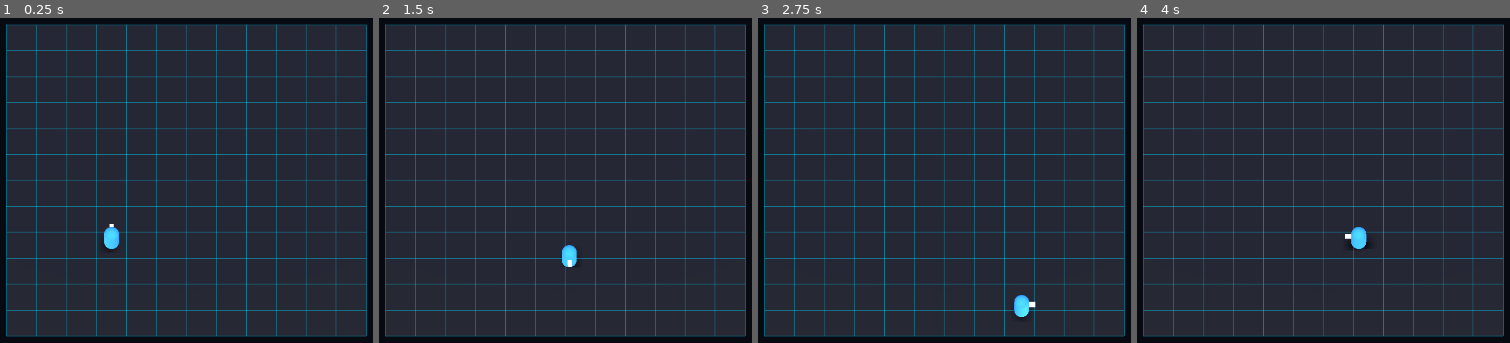
Above: before the commit, frames 1-4 (left to right).
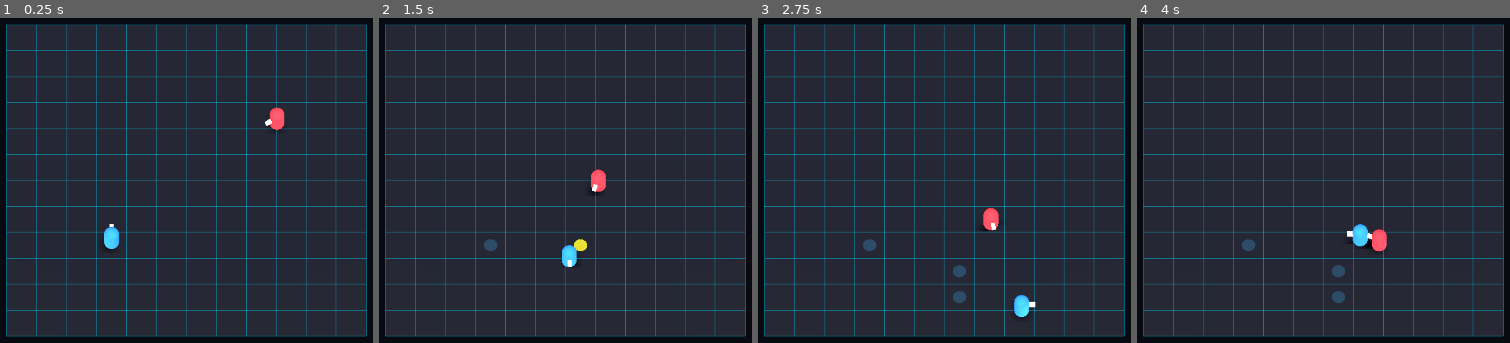
Above: after the commit, the same moments.

Repository: Philipe91/GamePh
Game: Godot game, scene res://scenes/arena/arena.tscn
The game is run twice, just before and just after one commit, with the same random seed, the same clock (stepped at 60 frames per second) and the same inputs.
Inputs:
- Up to frame 1 (0.25 s): no input
- Up to frame 2 (1.5 s): hold D 0.53-1.28 s; hold Space 0.53-1.28 s; hold S from 1.28 s (still down); tap Space at 1.35 s
- Up to frame 3 (2.75 s): tap Space at 1.52, 1.82 s; release S at 2.03 s; hold D from 2.03 s (still down); hold Space from 2.03 s (still down)
- Up to frame 4 (4 s): release D at 2.78 s; release Space at 2.78 s; hold W 2.78-3.53 s; tap Space at 2.85, 3.02, 3.32 s; hold A from 3.53 s (still down); hold Space from 3.53 s (still down)

The runs differ from the first frame. In frame 1, 0.3% of the frame differs, in the area x 71-77%, y 27-35%; in frame 2, 0.5%; in frame 3, 0.6%; in frame 4, 0.8%, in the area x 28-68%, y 63-88%.

Commit message:
Fase 2 blocos 3-4: Mina (plantio/explosao/inventario) e Bot perseguidor
- Base Combatente (Healer/dano/knockback/grupo) herdada por Player e Bot
- Mina: Area3D, arma em 0.5s, explode no inimigo com dano+knockback, libera
  o tile e recarrega o inventario (4 minas) em 6s; acoplamento solto por grupo
- Player: plantio com snap no tile (Espaco/botao A), bloqueia tile ocupado
- Bot: perseguicao em linha simples, id_jogador=2, pisa nas minas
- arena.gd: modo --teste automatizado headless (todos os testes passaram)

Co-Authored-By: Claude Opus 4.8 (1M context) <noreply@anthropic.com>

Diff:
--- a/scenes/arena/arena.gd
+++ b/scenes/arena/arena.gd
@@ -8,20 +8,31 @@
 ## reagir ao fim de partida.
 
 @onready var player: CharacterBody3D = $Player
+@onready var bot: CharacterBody3D = $Bot
 
 
 func _ready() -> void:
 	_desenhar_grid()
 	player.healer_zerou.connect(_ao_player_morrer)
+	bot.healer_zerou.connect(_ao_bot_morrer)
 	print("[Arena] pronta — grid %dx%d, tile %.1fu" % [GridManager.LARGURA, GridManager.ALTURA, GridManager.TAMANHO_TILE])
+	var args := OS.get_cmdline_user_args()
+	# Teste automatizado do loop (planta mina, bot pisa, leva dano). Só com --teste.
+	if "--teste" in args:
+		_rodar_teste()
+		return
 	# Modo captura automatizada (screenshot pro dev). Só roda se passado --capturar.
-	if "--capturar" in OS.get_cmdline_user_args():
+	if "--capturar" in args:
 		_capturar_e_sair()
 
 
 ## Por ora só registra; as regras completas de vitória vêm no bloco 5 (HUD/GameManager).
 func _ao_player_morrer() -> void:
 	print("[Arena] Healer do jogador zerou — fim de partida (placeholder).")
+
+
+func _ao_bot_morrer() -> void:
+	print("[Arena] Healer do bot zerou — jogador venceu (placeholder).")
 
 
 ## Desenha as linhas do grid como ImmediateMesh, em neon ciano discreto. Roda ao jogar.
@@ -58,6 +69,58 @@
 	add_child(linhas)
 
 
+## Teste automatizado do loop do bloco 3/4 (roda headless com --teste e encerra).
+## Verifica: plantio com snap, ocupação do tile, inventário, bloqueio de tile duplo,
+## e a explosão quando o bot pisa (dano + liberação do tile).
+func _rodar_teste() -> void:
+	# Desliga a perseguição do bot pra controlar a posição dele no teste.
+	bot.set_physics_process(false)
+	await get_tree().physics_frame
+	await get_tree().physics_frame
+	var falhas := 0
+
+	var coord := GridManager.world_to_grid(player.global_position)
+	falhas += _checar("plantar() retorna true", player.plantar())
+	falhas += _checar("tile fica ocupado", GridManager.tem_armadilha(coord))
+	falhas += _checar("inventario cai pra 3", player.minas_disponiveis == 3)
+	falhas += _checar("nao planta 2x no mesmo tile", not player.plantar())
+
+	# Tira o player de cima da mina pra ela ficar livre pro bot pisar.
+	player.set_physics_process(false)
+	player.global_position = Vector3(0.0, 1.0, 10.0)
+	await get_tree().create_timer(0.6).timeout  # espera a mina armar (0,5s)
+
+	# Bot ANDA até a mina (caminho real do gameplay), partindo 3u ao sul do tile.
+	var centro := GridManager.grid_to_world(coord)
+	var vida_bot_antes: float = bot.healer
+	bot.global_position = Vector3(centro.x, 1.0, centro.z - 3.0)
+	for _i in range(120):
+		if bot.healer < vida_bot_antes:
+			break
+		var para := centro - bot.global_position
+		para.y = 0.0
+		if para.length() < 0.1:
+			break
+		var d := para.normalized()
+		bot.velocity = Vector3(d.x * 5.0, 0.0, d.z * 5.0)
+		bot.move_and_slide()
+		bot.position.y = 1.0
+		await get_tree().physics_frame
+	falhas += _checar("bot tomou dano ao pisar", bot.healer < vida_bot_antes)
+	falhas += _checar("tile liberado apos explodir", not GridManager.tem_armadilha(coord))
+
+	if falhas == 0:
+		print("[TESTE] RESULTADO: TODOS OS TESTES PASSARAM")
+	else:
+		print("[TESTE] RESULTADO: %d FALHA(S)" % falhas)
+	get_tree().quit()
+
+
+func _checar(nome: String, condicao: bool) -> int:
+	print("[TESTE] %s -> %s" % [nome, "OK" if condicao else "FALHOU"])
+	return 0 if condicao else 1
+
+
 ## Espera a cena renderizar, salva um PNG do viewport e encerra. Uso só de dev.
 func _capturar_e_sair() -> void:
 	await get_tree().process_frame
--- a/scenes/arena/arena.tscn
+++ b/scenes/arena/arena.tscn
@@ -1,7 +1,8 @@
-[gd_scene load_steps=6 format=3 uid="uid://cudiluw2rqqwf"]
+[gd_scene load_steps=7 format=3 uid="uid://cudiluw2rqqwf"]
 
 [ext_resource type="Script" uid="uid://di1e0sv1hxui" path="res://scenes/arena/arena.gd" id="1_1qjuf"]
 [ext_resource type="PackedScene" uid="uid://bhuuacvmg4tqo" path="res://scenes/characters/player.tscn" id="2_player"]
+[ext_resource type="PackedScene" path="res://scenes/characters/bot.tscn" id="3_bot"]
 
 [sub_resource type="PlaneMesh" id="PlaneMesh_chao"]
 size = Vector2(24, 24)
@@ -40,3 +41,6 @@
 
 [node name="Player" parent="." instance=ExtResource("2_player")]
 transform = Transform3D(1, 0, 0, 0, 1, 0, 0, 0, 1, -5, 1, 5)
+
+[node name="Bot" parent="." instance=ExtResource("3_bot")]
+transform = Transform3D(1, 0, 0, 0, 1, 0, 0, 0, 1, 7, 1, -5)
--- /dev/null
+++ b/scenes/characters/bot.gd
@@ -0,0 +1,42 @@
+extends "res://scenes/characters/combatente.gd"
+## Bot inimigo — vertical slice (bloco 4).
+##
+## Persegue o player em linha simples (sem pathfinding, sem desviar de armadilha —
+## a IA de armadilha vem em fases futuras). Como anda em cima das minas, é ele quem
+## faz o loop do slice virar jogo. Herda de Combatente (Healer, dano, knockback).
+
+const VELOCIDADE: float = 5.0       # um pouco mais lento que o player (foge dá certo)
+const DIST_PARAR: float = 1.2       # encostou no alvo, para de empurrar
+
+var _alvo: Node3D = null
+
+
+func _physics_process(_delta: float) -> void:
+	if _alvo == null or not is_instance_valid(_alvo):
+		_alvo = _achar_alvo()
+	if _alvo == null:
+		return
+	var para := _alvo.global_position - global_position
+	para.y = 0.0
+	if para.length() > DIST_PARAR:
+		var d := para.normalized()
+		velocity.x = d.x * VELOCIDADE
+		velocity.z = d.z * VELOCIDADE
+	else:
+		velocity.x = 0.0
+		velocity.z = 0.0
+	velocity.y = 0.0
+	move_and_slide()
+	position.y = ALTURA_PISO
+	if para.length() > 0.01:
+		rotation.y = lerp_angle(rotation.y, atan2(-velocity.x, -velocity.z), 0.2)
+
+
+## Acha o primeiro combatente de outro time (o player). Sem acoplamento por nome.
+func _achar_alvo() -> Node3D:
+	for c in get_tree().get_nodes_in_group("combatentes"):
+		if c == self:
+			continue
+		if c.get("id_jogador") != id_jogador:
+			return c
+	return null
--- /dev/null
+++ b/scenes/characters/bot.tscn
@@ -0,0 +1,42 @@
+[gd_scene load_steps=7 format=3 uid="uid://b2bot00vault01"]
+
+[ext_resource type="Script" path="res://scenes/characters/bot.gd" id="1"]
+
+[sub_resource type="CapsuleMesh" id="CapsuleMesh_corpo"]
+radius = 0.5
+height = 2.0
+
+[sub_resource type="StandardMaterial3D" id="Mat_corpo"]
+albedo_color = Color(1, 0.25, 0.3, 1)
+emission_enabled = true
+emission = Color(1, 0.25, 0.3, 1)
+emission_energy_multiplier = 0.35
+
+[sub_resource type="CapsuleShape3D" id="Shape_corpo"]
+radius = 0.5
+height = 2.0
+
+[sub_resource type="BoxMesh" id="BoxMesh_nariz"]
+size = Vector3(0.25, 0.25, 0.5)
+
+[sub_resource type="StandardMaterial3D" id="Mat_nariz"]
+albedo_color = Color(1, 1, 1, 1)
+emission_enabled = true
+emission = Color(1, 0.8, 0.8, 1)
+emission_energy_multiplier = 0.6
+
+[node name="bot" type="CharacterBody3D"]
+script = ExtResource("1")
+id_jogador = 2
+
+[node name="Malha" type="MeshInstance3D" parent="."]
+mesh = SubResource("CapsuleMesh_corpo")
+material_override = SubResource("Mat_corpo")
+
+[node name="Nariz" type="MeshInstance3D" parent="Malha"]
+transform = Transform3D(1, 0, 0, 0, 1, 0, 0, 0, 1, 0, 0.2, -0.65)
+mesh = SubResource("BoxMesh_nariz")
+material_override = SubResource("Mat_nariz")
+
+[node name="Colisao" type="CollisionShape3D" parent="."]
+shape = SubResource("Shape_corpo")
--- /dev/null
+++ b/scenes/characters/combatente.gd
@@ -0,0 +1,45 @@
+extends CharacterBody3D
+## Combatente — base comum de Player e Bot.
+##
+## Concentra o que os dois compartilham: o Healer (vida, GDD seção 7.3), receber
+## dano, knockback e o registro no grupo "combatentes" (usado pela Mina pra achar
+## alvos sem acoplamento forte). Quem herda chama super._ready().
+class_name Combatente
+
+## Emitido quando o Healer muda (a HUD ouve — comunicação por signal).
+signal healer_mudou(atual: float, maximo: float)
+## Emitido quando o Healer chega a zero (fim de partida desse combatente).
+signal healer_zerou
+
+const HEALER_MAX: float = 100.0
+const ALTURA_PISO: float = 1.0  # centro da cápsula p/ os pés ficarem no chão (y=0)
+
+## Identidade de time. 1 = jogador, 2 = bot. A Mina usa isto pra saber quem é inimigo.
+@export var id_jogador: int = 1
+
+var healer: float = HEALER_MAX
+
+
+func _ready() -> void:
+	add_to_group("combatentes")
+	position.y = ALTURA_PISO
+	healer = HEALER_MAX
+	healer_mudou.emit(healer, HEALER_MAX)
+
+
+## Aplica dano ao Healer. Emite os sinais. Chamado pela Mina e pelo combate.
+func receber_dano(qtd: float) -> void:
+	if healer <= 0.0:
+		return
+	healer = maxf(0.0, healer - qtd)
+	healer_mudou.emit(healer, HEALER_MAX)
+	if healer <= 0.0:
+		healer_zerou.emit()
+
+
+## Aplica knockback (empurrão instantâneo). Usado pela explosão da Mina.
+func aplicar_empurrao(direcao: Vector3, forca: float) -> void:
+	var d := direcao
+	d.y = 0.0
+	if d.length() > 0.01:
+		global_position += d.normalized() * forca
--- a/scenes/characters/player.gd
+++ b/scenes/characters/player.gd
@@ -1,31 +1,28 @@
-extends CharacterBody3D
+extends "res://scenes/characters/combatente.gd"
 ## Player — personagem jogável do vertical slice.
 ##
-## Movimento LIVRE no plano XZ (não travado em célula; o snap só acontece ao
-## plantar armadilha — GDD seção 5), por WASD e pelo analógico esquerdo do gamepad.
-## Cápsula placeholder colorida + "nariz" que indica a frente. Healer = barra de
-## vida (GDD seção 7.3): começa em 100, emite sinal ao mudar e ao zerar.
+## Herda de Combatente (Healer, dano, knockback, grupo). Aqui fica só o que é do
+## jogador: movimento LIVRE no plano XZ (WASD + analógico esquerdo) e o plantio de
+## Minas (inventário de 4, com recarga em 6s após explodir — GDD seção 6 / bloco 3).
 
-## Emitido quando o Healer muda (pra HUD ouvir, comunicação por signal).
-signal healer_mudou(atual: float, maximo: float)
-## Emitido quando o Healer chega a zero (fim de partida desse jogador).
-signal healer_zerou
+## Emitido quando o inventário de minas muda (pra HUD ouvir no bloco 5).
+signal minas_mudou(atual: int, maximo: int)
 
-const VELOCIDADE: float = 7.0           # unidades/seg (3.5 tiles/seg com tile de 2u)
-const HEALER_MAX: float = 100.0
-const ALTURA_PISO: float = 1.0          # centro da cápsula p/ os pés ficarem no chão (y=0)
-const COR: Color = Color(0.2, 0.6, 1.0) # azul neon = jogador 1 (GDD seção 11, radar)
-const ZONA_MORTA: float = 0.2           # deadzone do analógico
+const VELOCIDADE: float = 7.0       # unidades/seg (3.5 tiles/seg com tile de 2u)
+const ZONA_MORTA: float = 0.2       # deadzone do analógico
+const MINAS_MAX: int = 4
+const TEMPO_RETORNO_MINA: float = 6.0
+const CENA_MINA := preload("res://scenes/traps/mina.tscn")
 
-@export var id_jogador: int = 1
+var minas_disponiveis: int = MINAS_MAX
 
-var healer: float = HEALER_MAX
+var _plantar_antes: bool = false    # borda do botão de plantar (dispara 1x por toque)
 
 
 func _ready() -> void:
-	position.y = ALTURA_PISO
-	healer = HEALER_MAX
-	healer_mudou.emit(healer, HEALER_MAX)
+	super._ready()
+	minas_disponiveis = MINAS_MAX
+	minas_mudou.emit(minas_disponiveis, MINAS_MAX)
 
 
 func _physics_process(_delta: float) -> void:
@@ -39,6 +36,7 @@
 	if dir.length() > 0.01:
 		var alvo := atan2(-velocity.x, -velocity.z)
 		rotation.y = lerp_angle(rotation.y, alvo, 0.25)
+	_ler_plantar()
 
 
 ## Lê WASD + analógico esquerdo (1º gamepad). Retorna Vector2 (x=lateral, y=frente/trás),
@@ -62,19 +60,37 @@
 	return dir.limit_length(1.0)
 
 
-## Aplica dano ao Healer. Emite os sinais. Chamado pela Mina (bloco 3) e pelo combate.
-func receber_dano(qtd: float) -> void:
-	if healer <= 0.0:
-		return
-	healer = maxf(0.0, healer - qtd)
-	healer_mudou.emit(healer, HEALER_MAX)
-	if healer <= 0.0:
-		healer_zerou.emit()
+## Botão de plantar (Espaço no teclado, A/cross no gamepad), com detecção de borda.
+func _ler_plantar() -> void:
+	var pressionado := Input.is_physical_key_pressed(KEY_SPACE) \
+		or Input.is_joy_button_pressed(0, JOY_BUTTON_A)
+	if pressionado and not _plantar_antes:
+		plantar()
+	_plantar_antes = pressionado
 
 
-## Aplica knockback (empurrão instantâneo). Usado pela explosão da Mina.
-func aplicar_empurrao(direcao: Vector3, forca: float) -> void:
-	var d := direcao
-	d.y = 0.0
-	if d.length() > 0.01:
-		global_position += d.normalized() * forca
+## Tenta plantar uma Mina no tile atual do player. Faz o snap pelo GridManager.
+## Retorna true se plantou. Público pra entrada e pros testes automatizados.
+func plantar() -> bool:
+	if minas_disponiveis <= 0:
+		return false
+	var coord := GridManager.world_to_grid(global_position)
+	if not GridManager.pode_plantar(coord):
+		return false  # fora do grid ou tile já ocupado
+	var mina := CENA_MINA.instantiate()
+	mina.dono_id = id_jogador
+	mina.coord_grid = coord
+	get_parent().add_child(mina)                      # vai pra arena, não fica preso ao player
+	mina.global_position = GridManager.grid_to_world(coord)  # snap no centro do tile
+	GridManager.registrar_armadilha(coord, id_jogador, "mina", mina)
+	mina.consumida.connect(_ao_mina_consumida)
+	minas_disponiveis -= 1
+	minas_mudou.emit(minas_disponiveis, MINAS_MAX)
+	return true
+
+
+## Quando uma mina explode, ela volta ao inventário após TEMPO_RETORNO_MINA (GDD).
+func _ao_mina_consumida() -> void:
+	await get_tree().create_timer(TEMPO_RETORNO_MINA).timeout
+	minas_disponiveis = mini(minas_disponiveis + 1, MINAS_MAX)
+	minas_mudou.emit(minas_disponiveis, MINAS_MAX)
--- /dev/null
+++ b/scenes/traps/mina.gd
@@ -0,0 +1,88 @@
+extends Area3D
+## Mina — a única armadilha do vertical slice (GDD seção 6).
+##
+## Comportamento (CLAUDE.md bloco 3):
+##  - Plantada pelo dono no centro do tile (o snap é feito por quem planta).
+##  - Arma após 0,5s; antes disso é inerte e fica visível só como aviso.
+##  - Quando um inimigo (id diferente do dono) entra no tile, explode:
+##    dano + knockback em todos os combatentes no raio (inclui o dono — GDD).
+##  - Acoplamento solto: NÃO referencia o Player. Detecta corpos pela Area3D e
+##    chama receber_dano/aplicar_empurrao via has_method; acha alvos do raio pelo
+##    grupo "combatentes".
+##
+## Obs. de design: o GDD lista só "dano" pra Mina, mas o CLAUDE.md do slice pede
+## dano + knockback pra dar feel. Seguimos o CLAUDE.md (spec explícita da tarefa).
+
+## Avisa o dono que a mina saiu de jogo (pra recarregar o inventário em 6s).
+signal consumida
+
+const TEMPO_ARMA: float = 0.5       # atraso até armar (inerte antes disso)
+const DANO: float = 20.0
+const RAIO_EXPLOSAO: float = 2.2    # alcance estreito (GDD)
+const FORCA_KNOCKBACK: float = 3.5
+const ALTURA: float = 0.1
+
+enum Estado { ARMANDO, ARMADA, EXPLODIDA }
+
+## Time dono da mina (não dispara nas próprias pernas).
+@export var dono_id: int = 1
+## Tile onde foi plantada (pra liberar a ocupação no GridManager ao explodir).
+var coord_grid: Vector2i = Vector2i.ZERO
+
+var _estado: Estado = Estado.ARMANDO
+@onready var marca: MeshInstance3D = $Marca
+
+
+func _ready() -> void:
+	position.y = ALTURA
+	# Material próprio por instância (não compartilhar a cor entre minas).
+	marca.material_override = marca.material_override.duplicate()
+	_pintar(Color(1.0, 0.55, 0.1, 0.9), 0.8)  # armando: laranja visível (aviso)
+	body_entered.connect(_ao_corpo_entrar)
+	await get_tree().create_timer(TEMPO_ARMA).timeout
+	if _estado == Estado.ARMANDO:
+		_estado = Estado.ARMADA
+		# Armada: discreta, quase invisível pro inimigo (GDD).
+		_pintar(Color(0.2, 0.6, 1.0, 0.25), 0.2)
+
+
+func _ao_corpo_entrar(corpo: Node) -> void:
+	if _estado != Estado.ARMADA:
+		return
+	if not corpo.has_method("receber_dano"):
+		return
+	if corpo.get("id_jogador") == dono_id:
+		return  # o dono não dispara a própria mina
+	_detonar()
+
+
+func _detonar() -> void:
+	_estado = Estado.EXPLODIDA
+	GridManager.remover_armadilha(coord_grid)
+	consumida.emit()
+	# Dano + knockback em todos os combatentes dentro do raio (inclui o dono — GDD).
+	for c in get_tree().get_nodes_in_group("combatentes"):
+		if not is_instance_valid(c):
+			continue
+		if global_position.distance_to(c.global_position) > RAIO_EXPLOSAO:
+			continue
+		if c.has_method("receber_dano"):
+			c.receber_dano(DANO)
+		if c.has_method("aplicar_empurrao"):
+			c.aplicar_empurrao(c.global_position - global_position, FORCA_KNOCKBACK)
+	_mostrar_explosao()
+
+
+## Flash visual simples da explosão e some.
+func _mostrar_explosao() -> void:
+	_pintar(Color(1.0, 0.9, 0.4, 1.0), 3.0)
+	marca.scale = Vector3(4.0, 1.0, 4.0)
+	await get_tree().create_timer(0.35).timeout
+	queue_free()
+
+
+func _pintar(cor: Color, energia: float) -> void:
+	var mat: StandardMaterial3D = marca.material_override
+	mat.albedo_color = cor
+	mat.emission = Color(cor.r, cor.g, cor.b)
+	mat.emission_energy_multiplier = energia
--- /dev/null
+++ b/scenes/traps/mina.tscn
@@ -0,0 +1,31 @@
+[gd_scene load_steps=5 format=3 uid="uid://b1mina0vault01"]
+
+[ext_resource type="Script" path="res://scenes/traps/mina.gd" id="1"]
+
+[sub_resource type="CylinderShape3D" id="Shape_det"]
+radius = 0.7
+height = 2.0
+
+[sub_resource type="CylinderMesh" id="Mesh_marca"]
+top_radius = 0.45
+bottom_radius = 0.45
+height = 0.08
+
+[sub_resource type="StandardMaterial3D" id="Mat_marca"]
+transparency = 1
+albedo_color = Color(1, 0.55, 0.1, 0.9)
+emission_enabled = true
+emission = Color(1, 0.45, 0.1, 1)
+emission_energy_multiplier = 0.8
+
+[node name="Mina" type="Area3D"]
+collision_layer = 0
+collision_mask = 1
+script = ExtResource("1")
+
+[node name="Detector" type="CollisionShape3D" parent="."]
+shape = SubResource("Shape_det")
+
+[node name="Marca" type="MeshInstance3D" parent="."]
+mesh = SubResource("Mesh_marca")
+material_override = SubResource("Mat_marca")
Not shown, changed: .claude/settings.local.json
Not shown, changed: PROGRESSO.md
